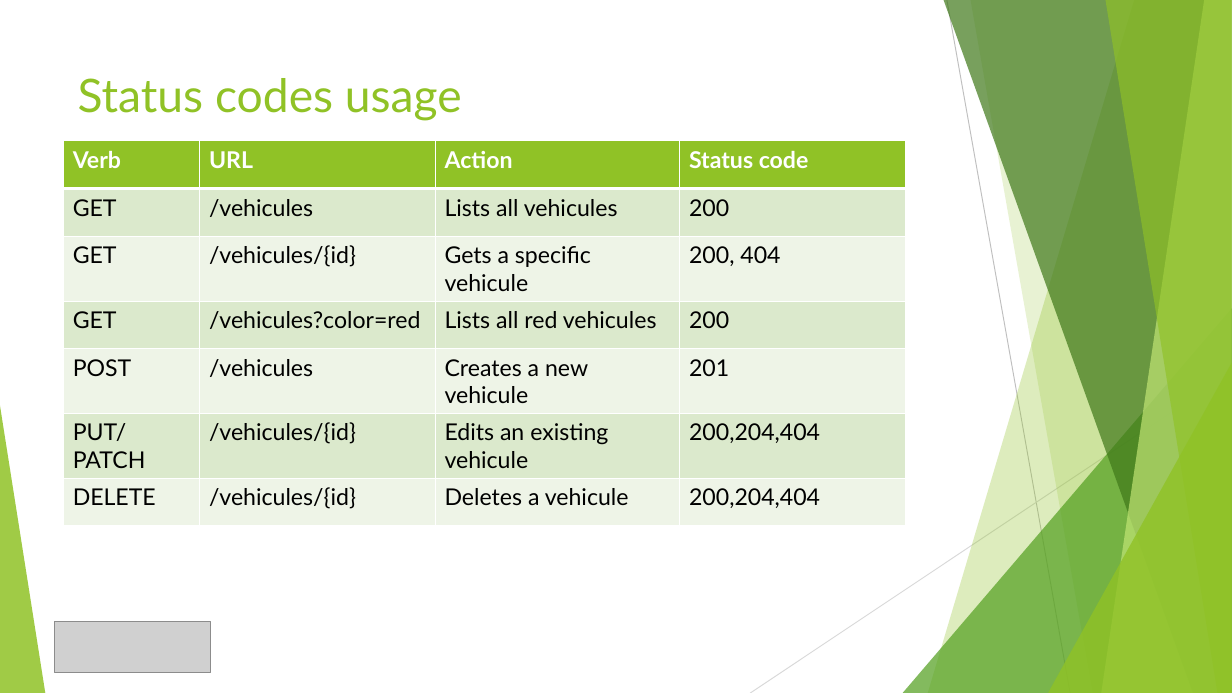
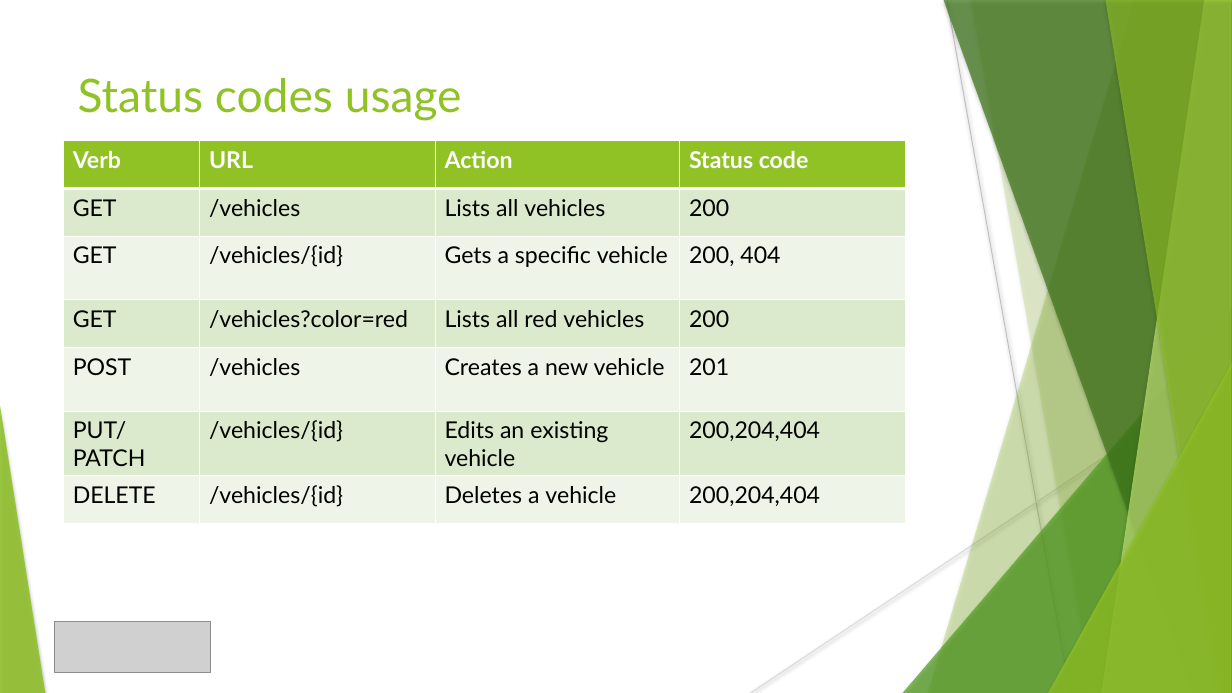
Before and after one commit to crojasaragonez/presentations, a slide deck: slide 11 of web_api_design/web_api_design.pptx. Drawn at 1232x693 pixels with LibreOffice and Linux fonts; fonts in the diff are those of the drawing; grey boxes stand for pictures. Boxes give left, top, right and bottom in pixels: in the first picture for what was removed or moved away, otherwise in the second. Text is boxed around its words. In the diff, an @@ line names an element or a change of style, - is before the commit and + after.

```diff
--- a/web_api_design/web_api_design.pptx
+++ b/web_api_design/web_api_design.pptx
@@ freeform shape at <box>970,0,1232,693</box>: shadow on; outline redrawn @@
@@ table at <box>64,141,906,511</box> @@
-row 2, column 2: /vehicules
+row 2, column 2: /vehicles
-row 2, column 3: Lists all vehicules
+row 2, column 3: Lists all vehicles
-row 3, column 2: /vehicules/{id}
+row 3, column 2: /vehicles/{id}
-row 3, column 3: Gets a specific vehicule
+row 3, column 3: Gets a specific vehicle
-row 4, column 2: /vehicules?color=red
+row 4, column 2: /vehicles?color=red
-row 4, column 3: Lists all red vehicules
+row 4, column 3: Lists all red vehicles
-row 5, column 2: /vehicules
+row 5, column 2: /vehicles
-row 5, column 3: Creates a new vehicule
+row 5, column 3: Creates a new vehicle
-row 6, column 2: /vehicules/{id}
+row 6, column 2: /vehicles/{id}
-row 6, column 3: Edits an existing vehicule
+row 6, column 3: Edits an existing vehicle
-row 7, column 2: /vehicules/{id}
+row 7, column 2: /vehicles/{id}
-row 7, column 3: Deletes a vehicule
+row 7, column 3: Deletes a vehicle
@@ fill #DBE9CD to #DBE9CC in 12 cells @@
@@ fill #EEF4E8 to #EEF4E7 in 12 cells @@
@@ borders changed @@
@@ shadow on in 7 elements at <box>928,0,1232,693</box>, <box>903,308,1232,693</box>, <box>944,0,1232,693</box>, <box>1102,0,1232,693</box>, <box>1105,0,1232,693</box>, <box>1048,363,1232,693</box>, <box>0,406,45,693</box> @@
```
Also in this commit, not shown: 21 other slides changed.
